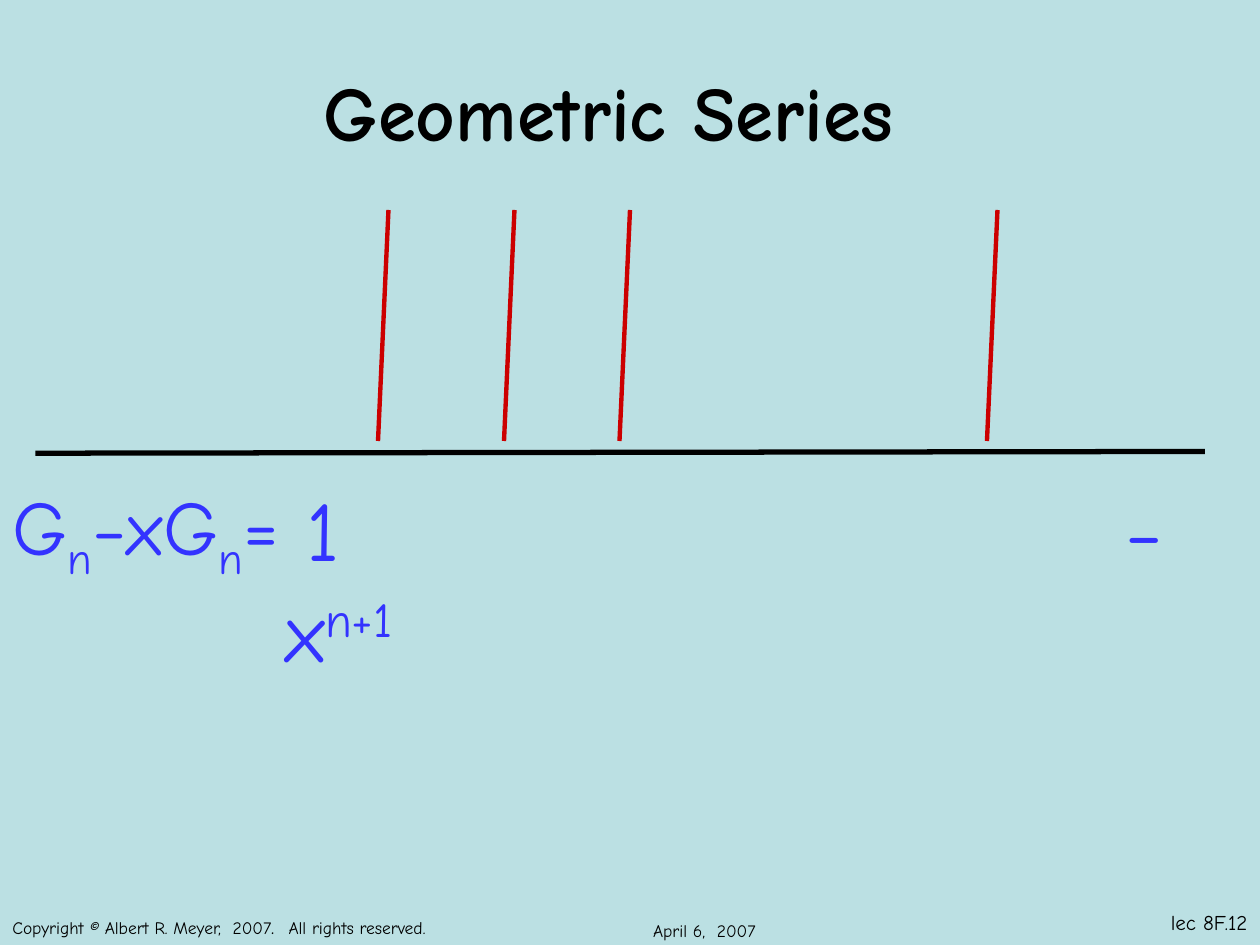
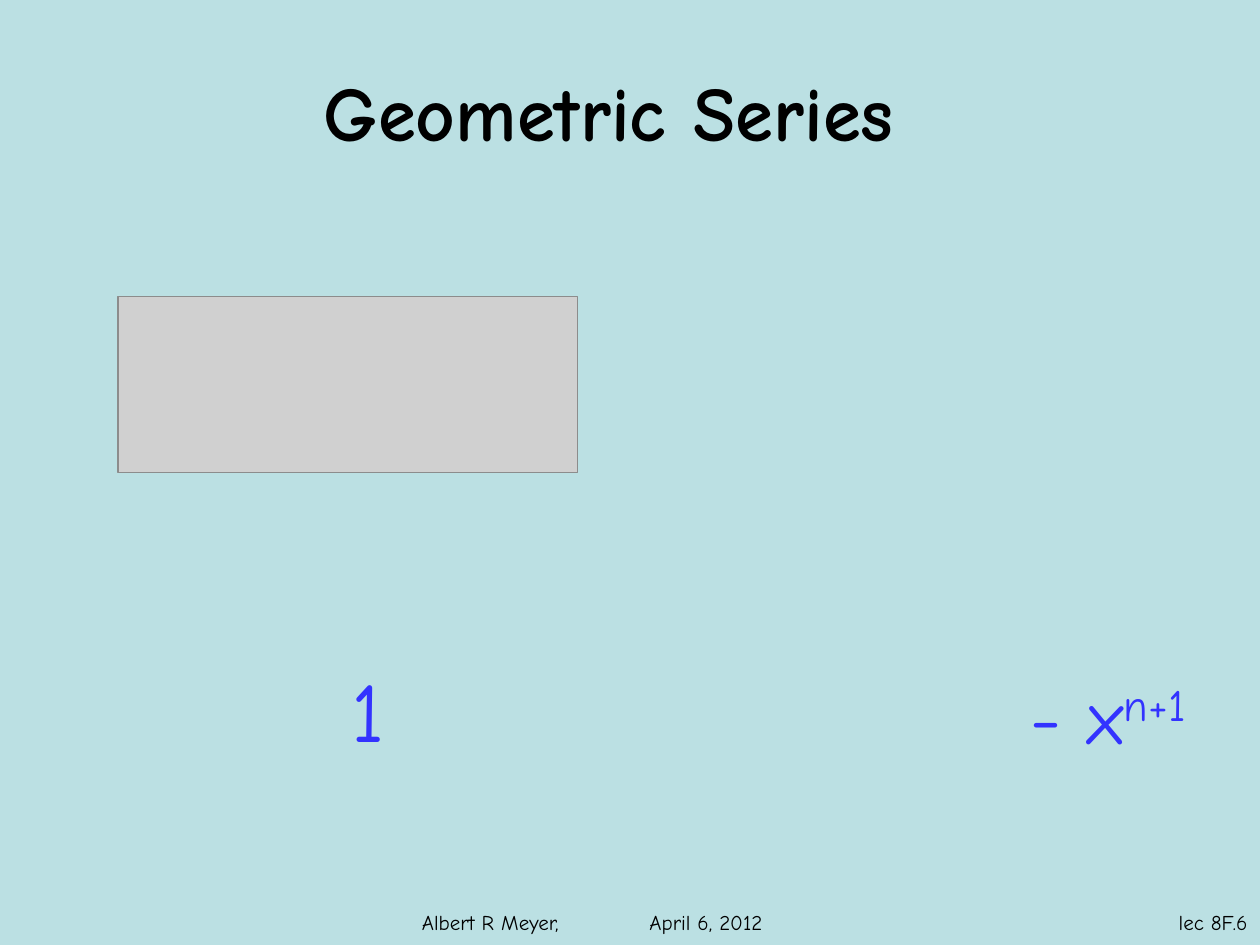
Before and after one commit to armeyer/mcs_web, a slide deck: slide 6 of spring12/slidesS12/arithmetic-geometric-sums.pptx (slide 12 before the commit). Drawn at 1260x945 pixels with LibreOffice and Linux fonts; fonts in the diff are those of the drawing; grey boxes stand for pictures; background and template pictures are left out. Boxes give left, top, right and bottom in pixels: in the first picture for what was removed or moved away, otherwise in the second. Text is boxed around its words. In the diff, an @@ line names an element or a change of style, - is before the commit and + after.

Commit message:
split arithmetic-geometric-sums.pptx in two

```diff
--- a/spring12/slidesS12/arithmetic-geometric-sums.pptx
+++ b/spring12/slidesS12/arithmetic-geometric-sums.pptx
@@ group removed at [378,210,998,441]: 4 lines @@
@@ picture added at [118,296,578,472] @@
@@ text removed at [0,472,310,577] @@
-Gn−xGn=
@@ line removed from (35, 454) to (1205, 451) @@
@@ text added at [352,685,385,742], 48 pt, text #3333FF @@
+1
@@ text at [1124,691,1186,721]: text changed; size 48 to 44 pt @@
-1 − xn+1
+- xn+1
@@ text removed at [12,922,426,938] @@
-Copyright © Albert R. Meyer, 2007. All rights reserved.
@@ text added at [422,915,762,934], 12 pt, text #000000 @@
+Albert R Meyer, April 6, 2012
@@ text removed at [653,925,756,941] @@
-April 6, 2007
@@ page number at [1179,915,1248,930]: text changed @@
-lec 8F.12
+lec 8F.6
```
Also in this commit, not shown: 18 other slides changed, 6 slides removed, 2 other files.
